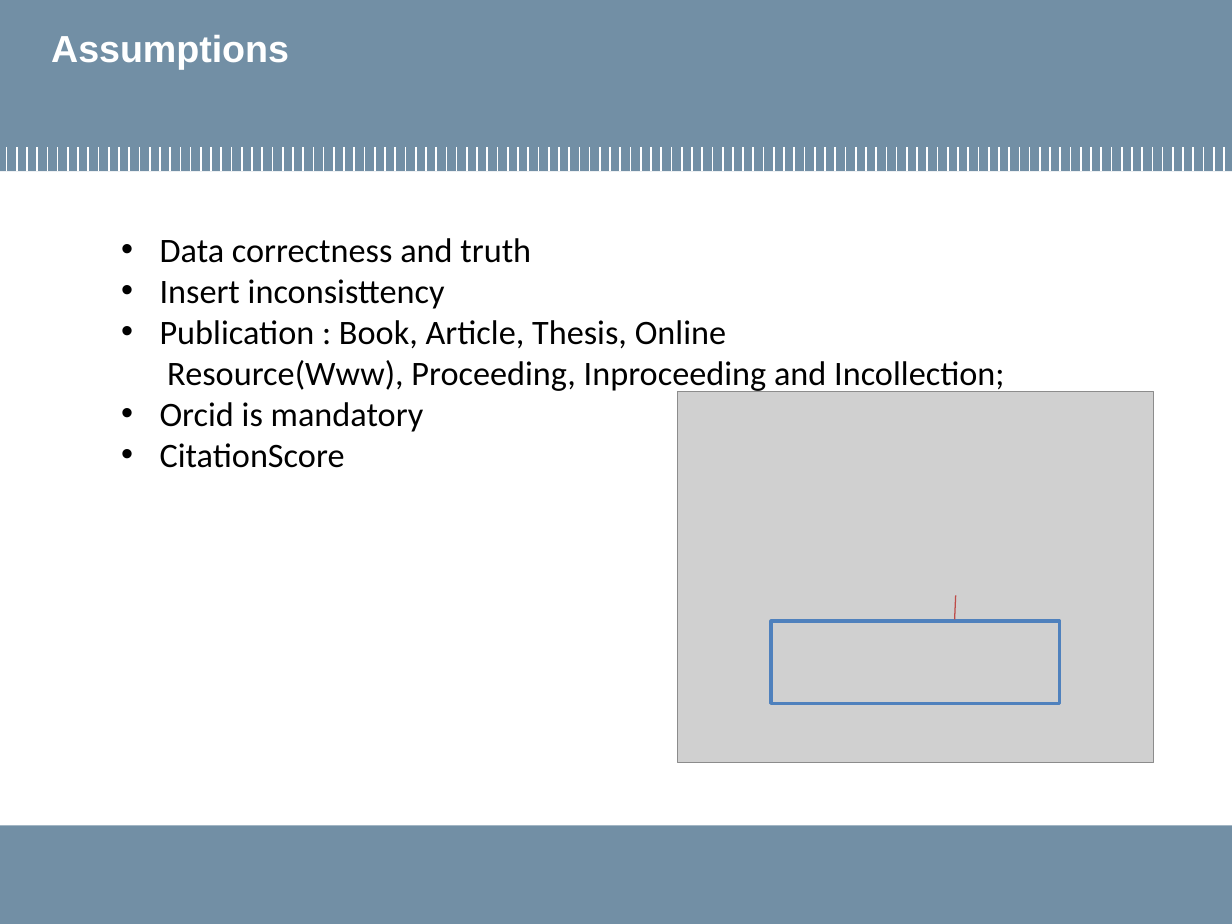
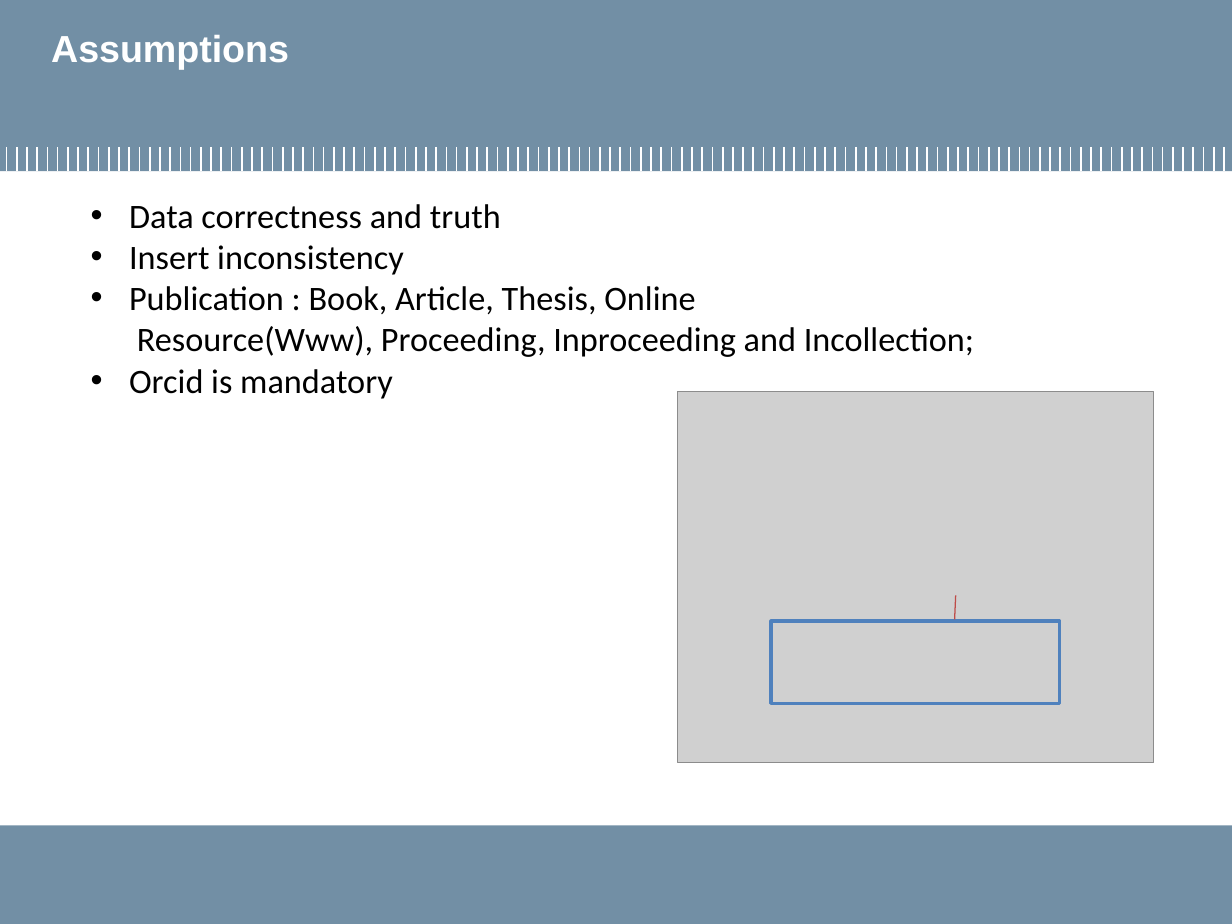
Before and after one commit to MarcoLucaPrevitera/BigData-Project, a slide deck: slide 8 of Presentation/FinalPresentation.pptx (slide 9 before the commit). Drawn at 1232x924 pixels with LibreOffice and Linux fonts; fonts in the diff are those of the drawing; grey boxes stand for pictures; background and template pictures are left out. Boxes give left, top, right and bottom in pixels: in the first picture for what was removed or moved away, otherwise in the second. Text is boxed around its words. In the diff, an @@ line names an element or a change of style, - is before the commit and + after.

```diff
--- a/Presentation/FinalPresentation.pptx
+++ b/Presentation/FinalPresentation.pptx
@@ text "Data correctness and truth": place and size @@
-text "Data correctness and truth" at box(160, 238, 1004, 468)
+text "Data correctness and truth" at box(129, 204, 974, 399)
@@ text at box(129, 245, 404, 275): text changed @@
-• Insert inconsisttency
+• Insert inconsistency
@@ text at box(160, 443, 345, 468): paragraph removed @@
-• CitationScore
```
Also in this commit, not shown: 10 other slides changed, 2 slides added, 5 slides removed, 20 other files.
